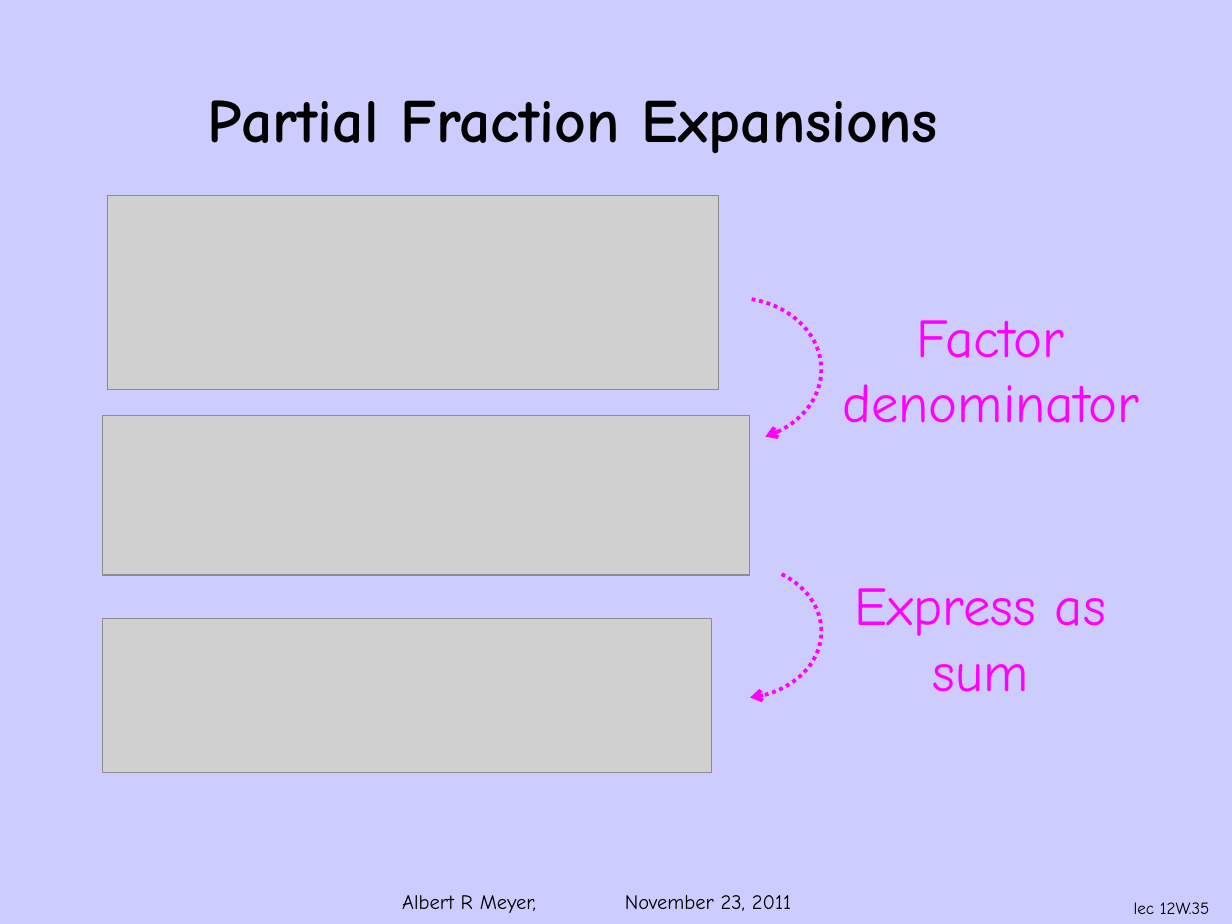
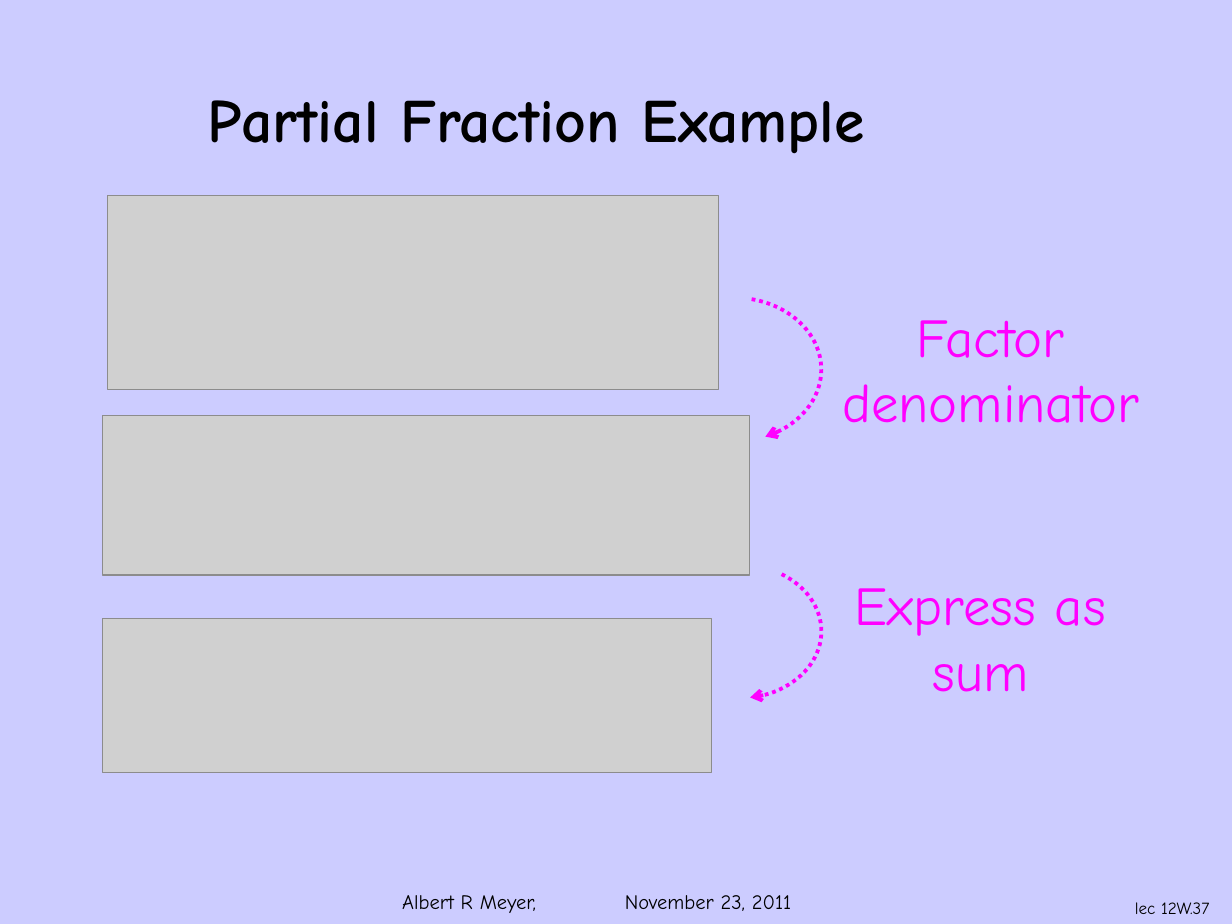
Before and after one commit to armeyer/mcs_web, a slide deck: slide 37 of fall11/slidesF11/slides12w.pptx (slide 35 before the commit). Drawn at 1232x924 pixels with LibreOffice and Linux fonts; fonts in the diff are those of the drawing; grey boxes stand for pictures; background and template pictures are left out. Boxes give left, top, right and bottom in pixels: in the first picture for what was removed or moved away, otherwise in the second. Text is boxed around its words. In the diff, an @@ line names an element or a change of style, - is before the commit and + after.

Commit message:
slides12w

```diff
--- a/fall11/slidesF11/slides12w.pptx
+++ b/fall11/slidesF11/slides12w.pptx
@@ title at [207, 100, 865, 154]: text changed @@
-Partial Fraction Expansions
+Partial Fraction Example
@@ page number at [1135, 902, 1209, 914]: text changed @@
-lec 12W.35
+lec 12W.37
```
Also in this commit, not shown: 5 other slides changed, 1 slide added.
